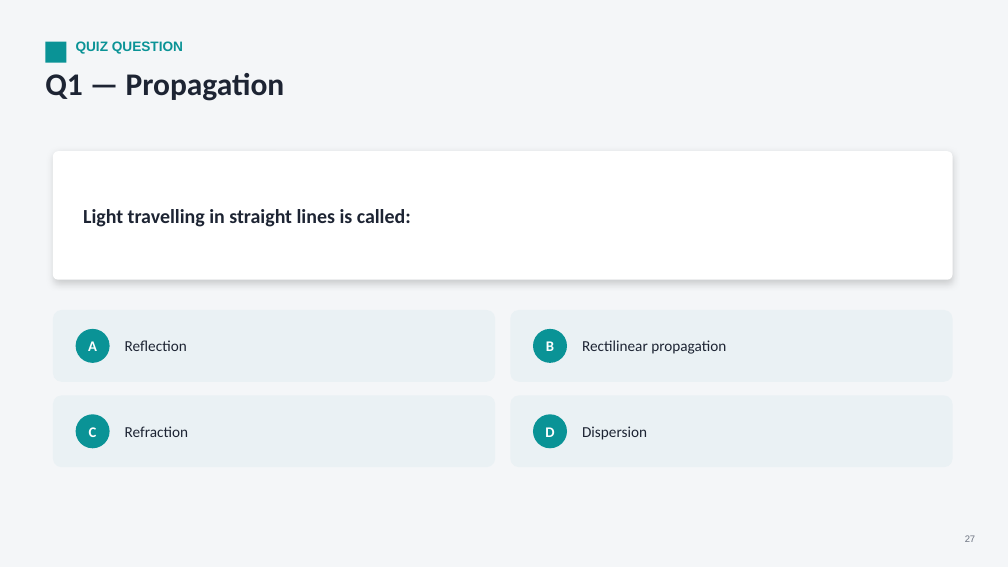
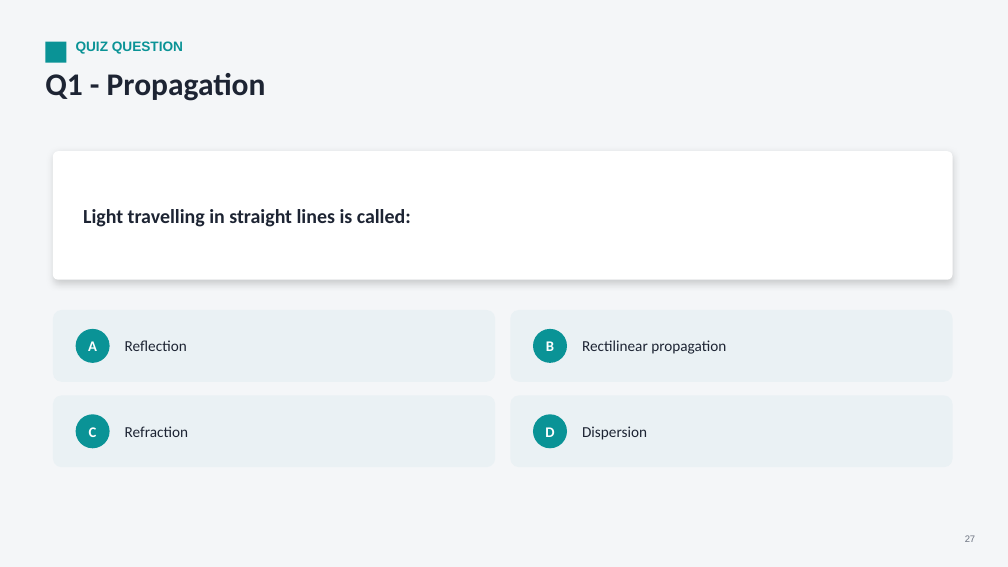
Before and after one commit to parmeshwars2911/MyFirstAR, a slide deck: slide 27 of ppt/Grade06/G06_S52_Light_1.pptx. Drawn at 1008x567 pixels with LibreOffice and Linux fonts; fonts in the diff are those of the drawing. Boxes give left, top, right and bottom in pixels: in the first picture for what was removed or moved away, otherwise in the second. Text is boxed around its words. In the diff, an @@ line names an element or a change of style, - is before the commit and + after.

```diff
--- a/ppt/Grade06/G06_S52_Light_1.pptx
+++ b/ppt/Grade06/G06_S52_Light_1.pptx
@@ text at [45,73,266,101]: text changed @@
-Q1 — Propagation
+Q1 - Propagation
```
Also in this commit, not shown: 20 other slides changed, 11 other files.
